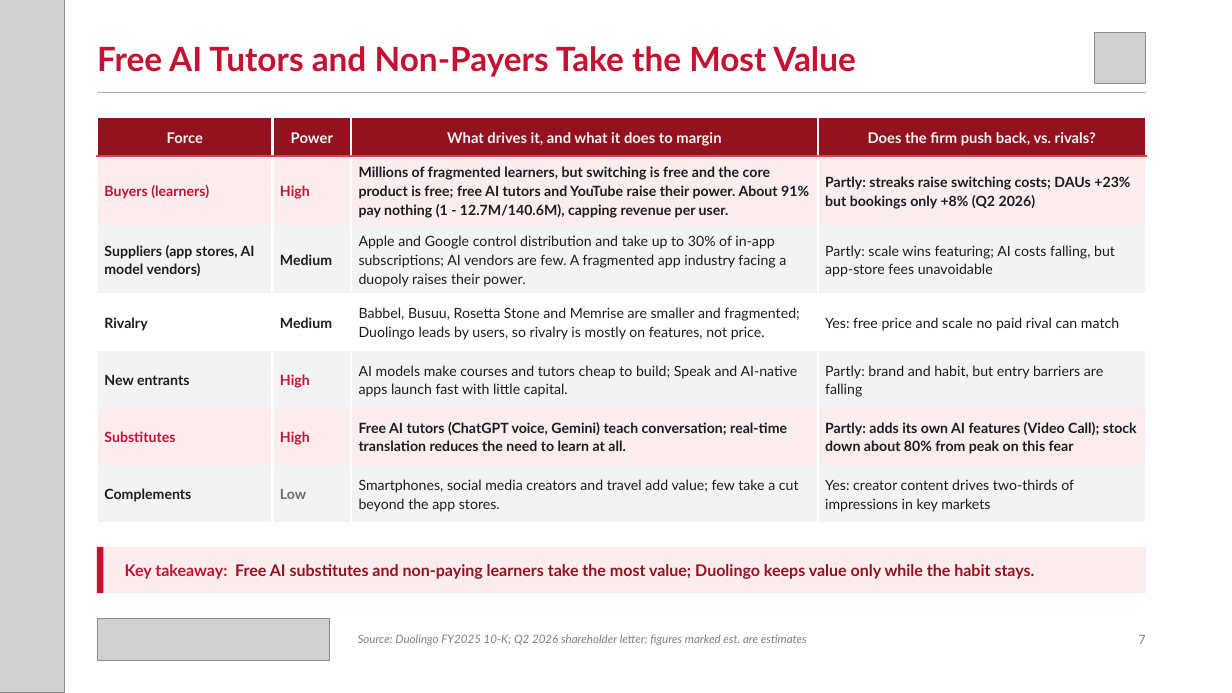
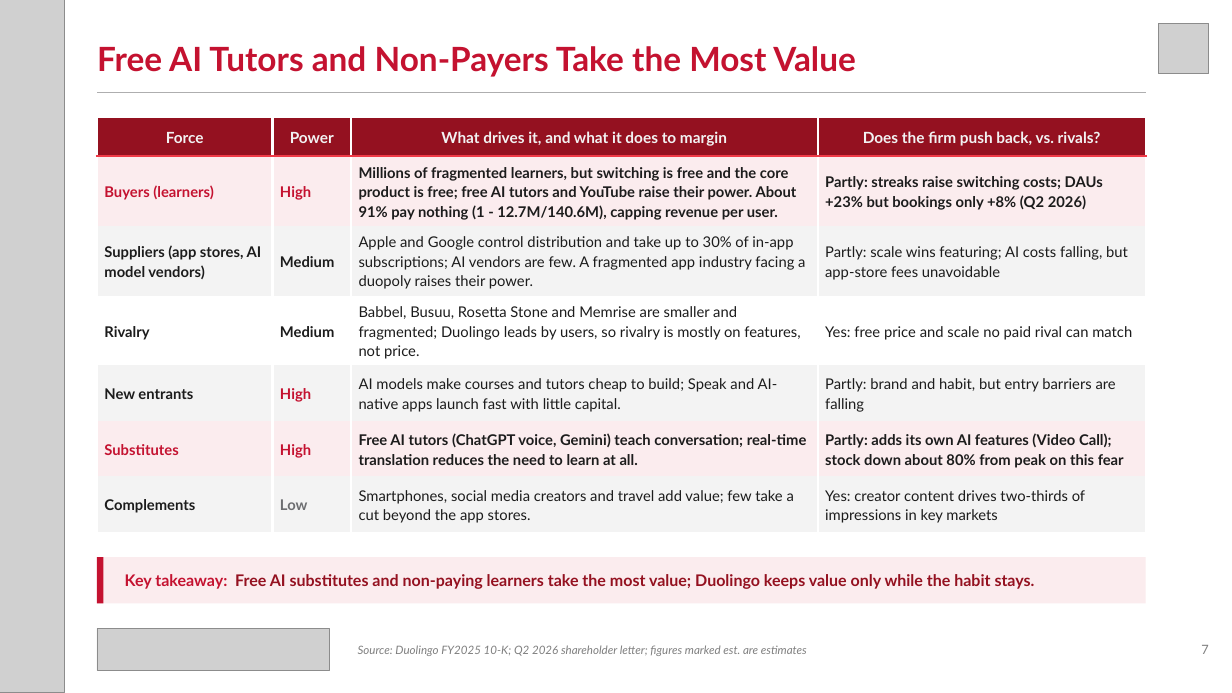
Before and after one commit to zuhayr77/AI-Business-Strategy-Agent, a slide deck: slide 7 of dccd-strategy-agent/examples/Duolingo_DCCD.pptx. Drawn at 1232x693 pixels with LibreOffice and Linux fonts; fonts in the diff are those of the drawing; grey boxes stand for pictures. Boxes give left, top, right and bottom in pixels: in the first picture for what was removed or moved away, otherwise in the second. Text is boxed around its words. In the diff, an @@ line names an element or a change of style, - is before the commit and + after.

```diff
--- a/dccd-strategy-agent/examples/Duolingo_DCCD.pptx
+++ b/dccd-strategy-agent/examples/Duolingo_DCCD.pptx
@@ picture: place and size @@
-picture at bbox=[1095, 32, 1146, 83]
+picture at bbox=[1158, 23, 1209, 74]
@@ table at bbox=[97, 117, 1146, 532] @@
@@ size 11.5 to 12 pt in "Force", "Power", "What drives it, and what it does ...", "Does the firm push back, vs. rivals?" @@
@@ size 11 to 11.5 pt @@
@@ 2 rectangles, 1 picture, 1 text: place and size @@
-2 rectangles, 1 picture, 1 text at bbox=[97, 547, 1146, 661]
+2 rectangles, 1 picture, 1 text at bbox=[97, 557, 1146, 671]
@@ text "Source: Duolingo FY2025 10-K; Q2 ...": place and size @@
-text "Source: Duolingo FY2025 10-K; Q2 ..." at bbox=[358, 634, 807, 645]
+text "Source: Duolingo FY2025 10-K; Q2 ..." at bbox=[358, 645, 807, 656]
@@ text "7": place and size @@
-text "7" at bbox=[1138, 635, 1145, 644]
+text "7" at bbox=[1201, 645, 1208, 654]
```
Also in this commit, not shown: 8 other slides changed, 12 other files.
